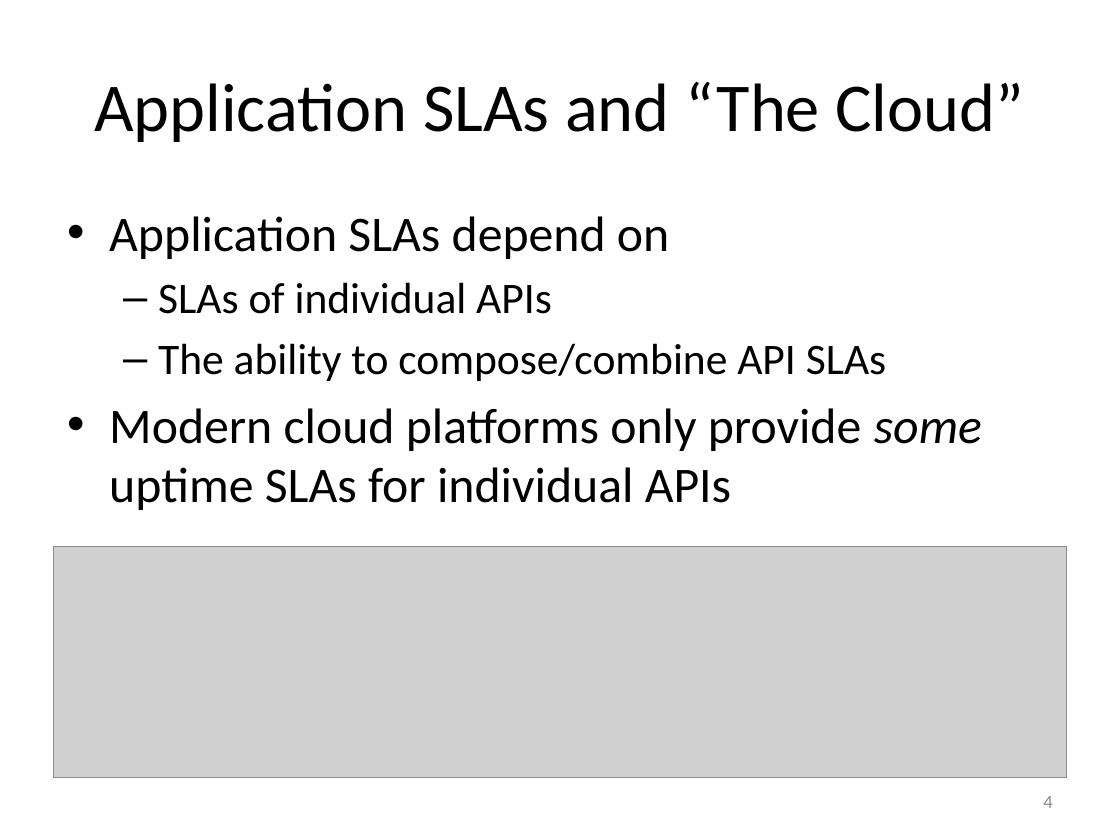
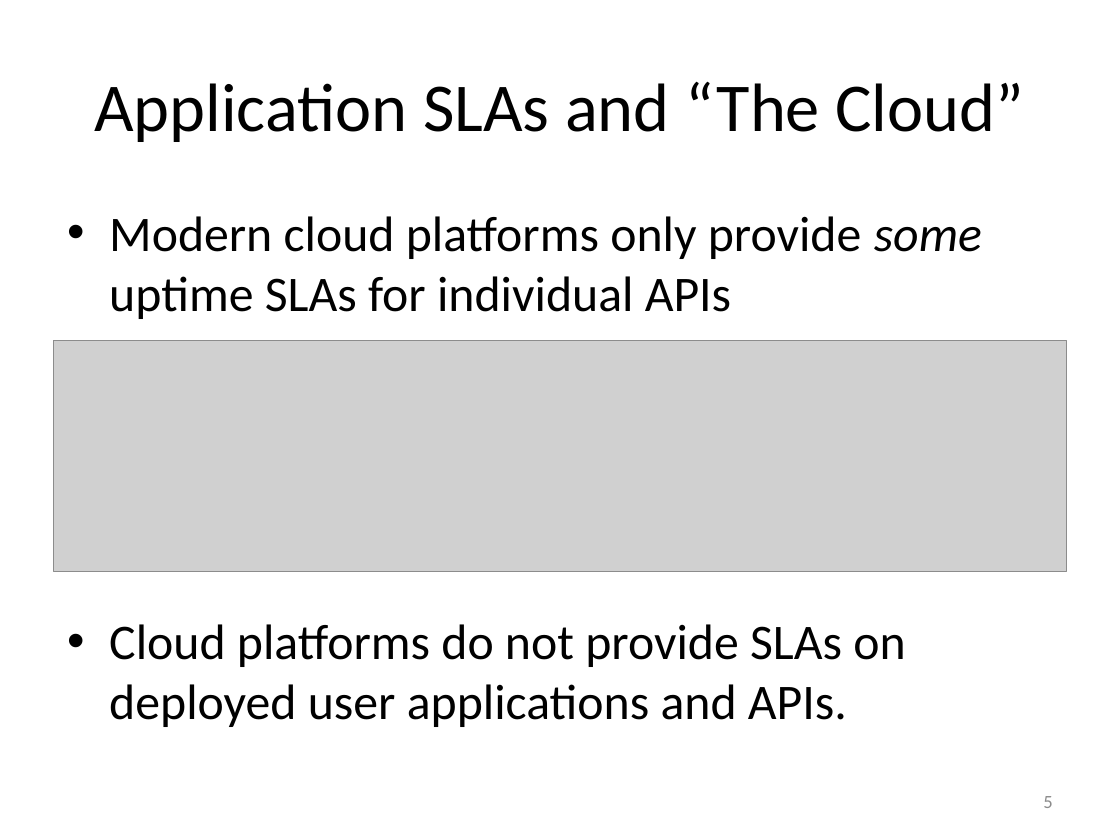
Before and after one commit to Dithn/eager-appscale, a slide deck: slide 5 of Eager/paper/socc15/cerebro_socc_presentation-v2.pptx (slide 4 before the commit). Drawn at 1120x840 pixels with LibreOffice and Linux fonts; fonts in the diff are those of the drawing; grey boxes stand for pictures. Boxes give left, top, right and bottom in pixels: in the first picture for what was removed or moved away, otherwise in the second. Text is boxed around its words. In the diff, an @@ line names an element or a change of style, - is before the commit and + after.

```diff
--- a/Eager/paper/socc15/cerebro_socc_presentation-v2.pptx
+++ b/Eager/paper/socc15/cerebro_socc_presentation-v2.pptx
@@ text at [109,216,887,381]: paragraphs removed @@
-• Application SLAs depend on
-  – SLAs of individual APIs
-  – The ability to compose/combine API SLAs
@@ picture: place and size @@
-picture at [54,547,1067,777]
+picture at [54,340,1067,571]
@@ text at [109,624,905,727]: paragraph added @@
+• Cloud platforms do not provide SLAs on deployed user applications and APIs.
@@ page number at [1043,796,1052,808]: text changed @@
-4
+5
```
Also in this commit, not shown: 5 other slides changed, 1 slide added, 1 other file.
